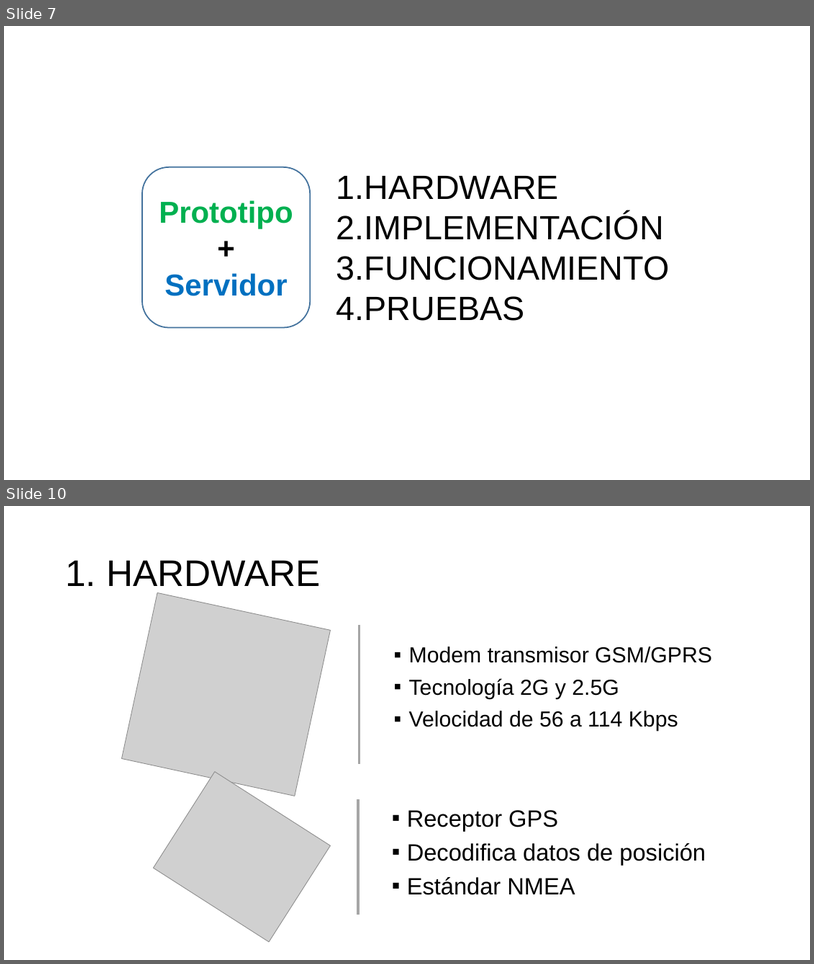
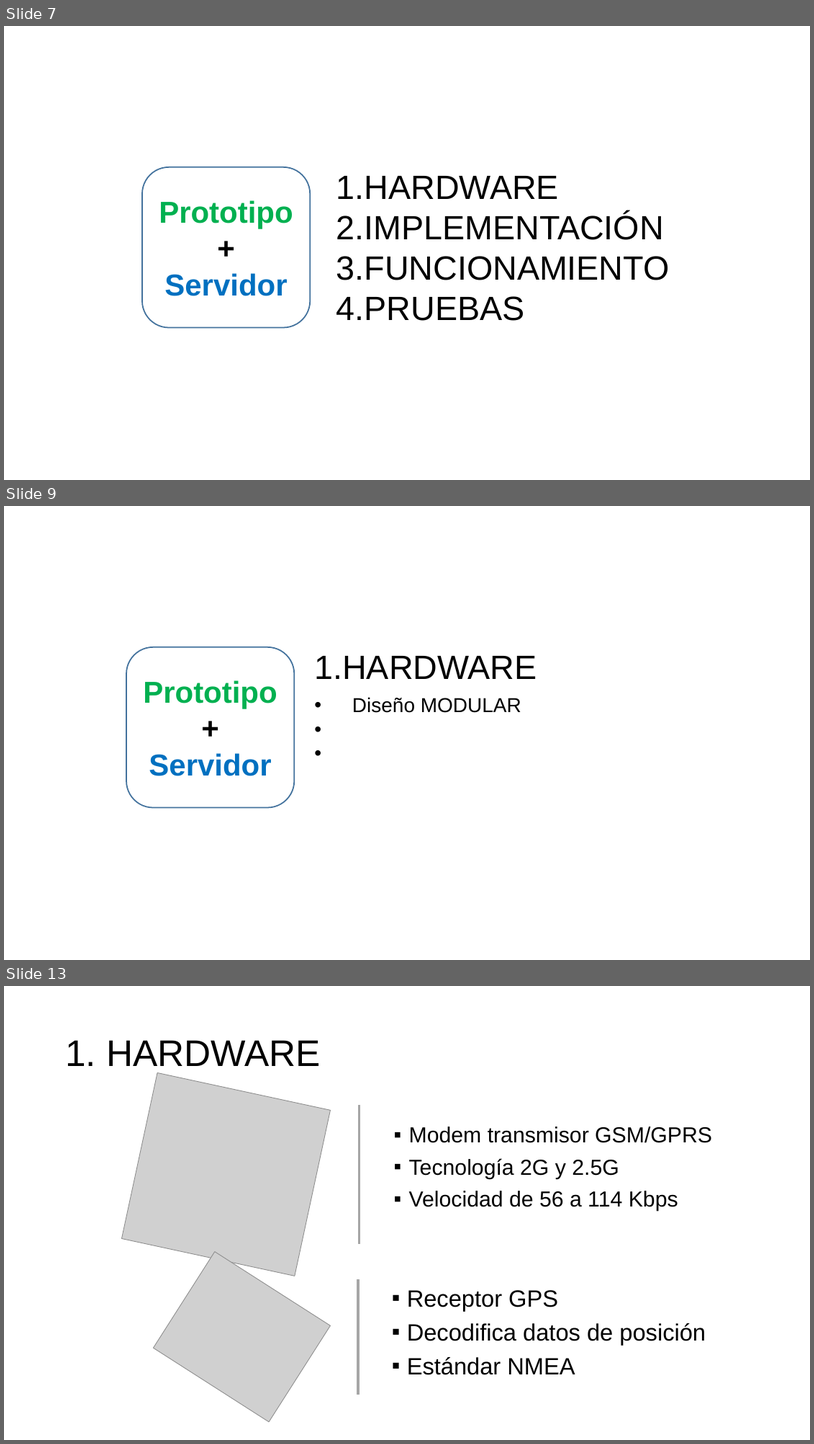
Before and after one commit to aludena18/Tesis, a slide deck: Telelocalización y Captura de Imágenes.pptx. Shown one above the other, each under a label of ours: slides 7 and 10 before the commit, slides 7, 9 and 13 after it; the slides between them are not shown. The pictures are 814x964 and 814x1444 pixels, drawn with LibreOffice and Linux fonts; fonts in the diff are those of the drawing; grey boxes stand for pictures. Boxes give left, top, right and bottom in pixels: in the first picture for what was removed or moved away, otherwise in the second. Text is boxed around its words. In the diff, an @@ line names an element or a change of style, - is before the commit and + after.

```diff
--- a/Telelocalización y Captura de Imágenes.pptx
+++ b/Telelocalización y Captura de Imágenes.pptx
@@ slide 9 added at bbox=[4, 506, 810, 960], background #FFFFFF @@
@@ rounded rectangle added at bbox=[126, 647, 294, 807], outline #43739E 1.5 pt, 36 pt, text #00B050, bold @@
+Prototipo
++
+Servidor
@@ text added at bbox=[314, 656, 537, 679], 40 pt, text #000000 @@
+1. HARDWARE
@@ text added at bbox=[352, 697, 522, 713], 24 pt, text #000000 @@
+• Diseño MODULAR
@@ what was slide 10 is now slide 13 @@
```
Also in this commit, not shown: 4 slides changed, 2 other slides added, 1 other file.
